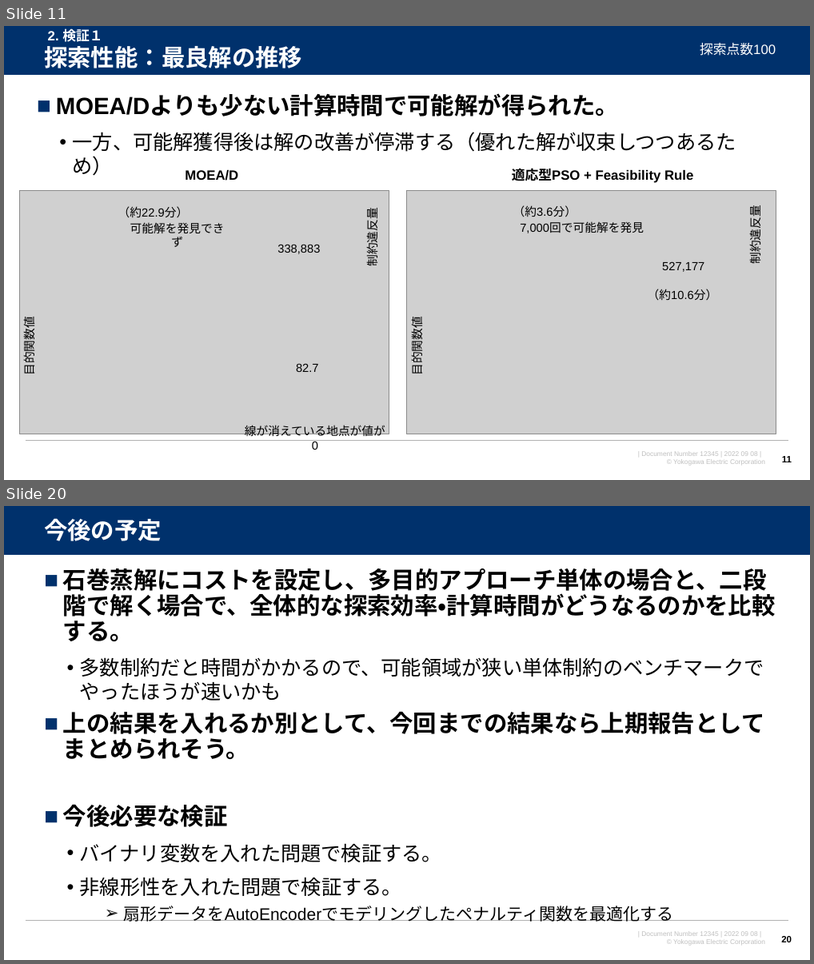
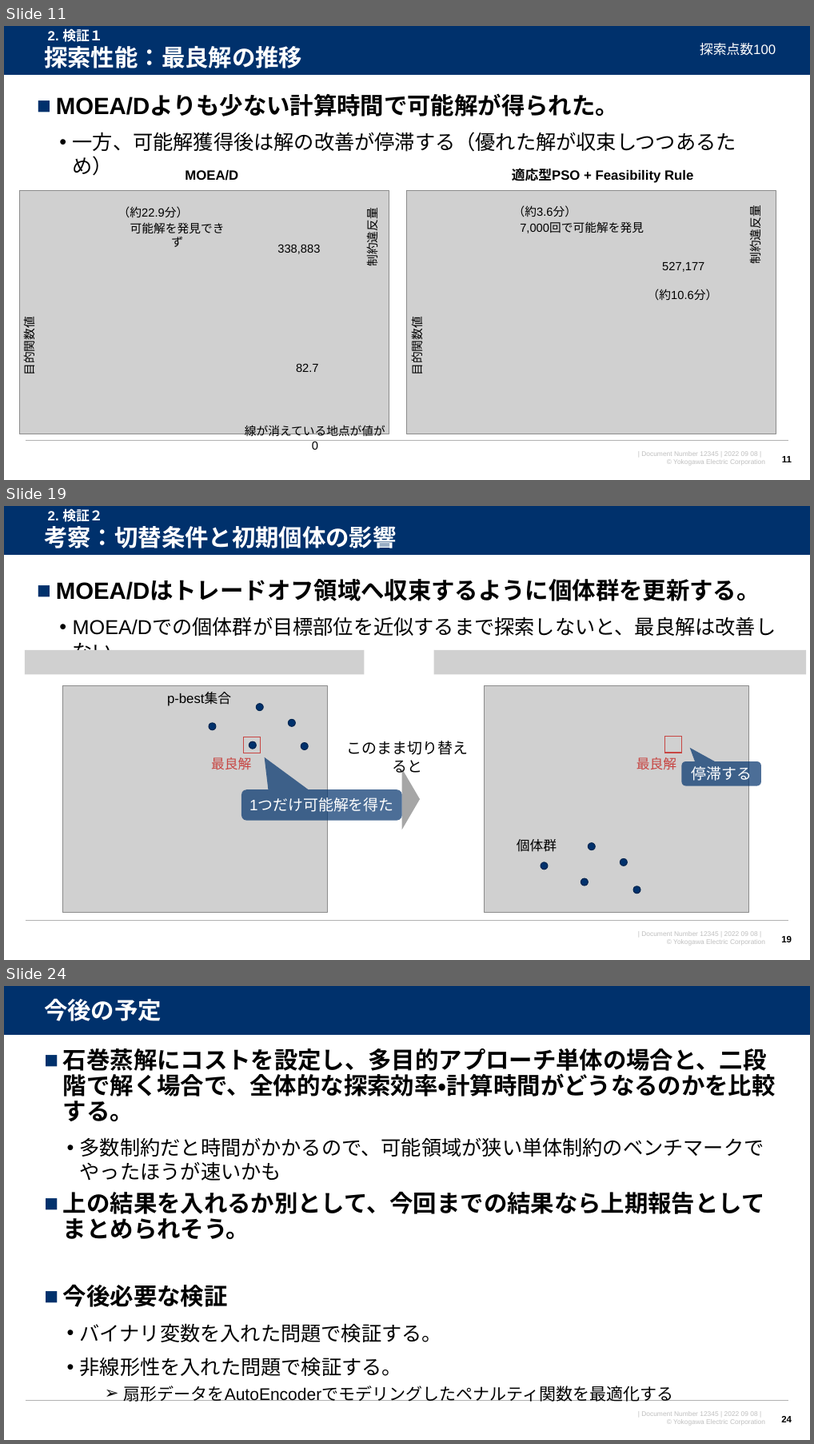
Before and after one commit to watarukumagai-git/opt, a slide deck: opt/220915_スケジューリング問題の検証_rev.0.pptx. Shown one above the other, each under a label of ours: slides 11 and 20 before the commit, slides 11, 19 and 24 after it; the slides between them are not shown. The pictures are 814x964 and 814x1444 pixels, drawn with LibreOffice and Linux fonts; fonts in the diff are those of the drawing; grey boxes stand for pictures; background and template pictures are left out. Boxes give left, top, right and bottom in pixels: in the first picture for what was removed or moved away, otherwise in the second. Text is boxed around its words. In the diff, an @@ line names an element or a change of style, - is before the commit and + after.

```diff
--- a/opt/220915_スケジューリング問題の検証_rev.0.pptx
+++ b/opt/220915_スケジューリング問題の検証_rev.0.pptx
@@ slide 19 added at box(4, 506, 810, 960), background #FFFFFF; not listed: 4 template elements that a slide beside it also shows @@
@@ title added at box(44, 526, 396, 548), 28 pt, text #FFFFFF, bold @@
+考察：切替条件と初期個体の影響
@@ text added at box(48, 508, 102, 522), 16 pt, text #FFFFFF, bold @@
+2. 検証２
@@ text added at box(56, 580, 777, 650), 24 pt, text #000000 @@
+■ MOEA/Dはトレードオフ領域へ収束するように個体群を更新する。
+  • MOEA/Dでの個体群が目標部位を近似するまで探索しないと、最良解は改善しない
@@ picture added at box(25, 650, 364, 674) @@
@@ picture added at box(434, 650, 806, 674) @@
@@ picture added at box(62, 686, 327, 912) @@
@@ text added at box(167, 692, 231, 706), 16 pt, text #000000 @@
+p-best集合
@@ picture added at box(484, 686, 750, 912) @@
@@ ellipse added at box(256, 704, 263, 711), fill #00316C, outline #002450 1 pt @@
@@ ellipse added at box(288, 719, 295, 726), fill #00316C, outline #002450 1 pt @@
@@ ellipse added at box(209, 723, 216, 730), fill #00316C, outline #002450 1 pt @@
@@ rectangle added at box(243, 736, 261, 753), outline #C74643 1 pt @@
@@ ellipse added at box(249, 741, 256, 748), fill #00316C, outline #002450 1 pt @@
@@ ellipse added at box(301, 743, 308, 750), fill #00316C, outline #002450 1 pt @@
@@ text added at box(347, 740, 468, 776), 18 pt, text #000000 @@
+このまま切り替えると
@@ rectangle added at box(666, 736, 682, 753), outline #C74643 1 pt @@
@@ text added at box(211, 757, 251, 770), 16 pt, text #C74643 @@
+最良解
@@ triangle added at box(402, 769, 421, 830), fill #A6A6A6 @@
@@ text added at box(637, 757, 677, 770), 16 pt, text #C74643 @@
+最良解
@@ rounded speech box added at box(682, 761, 762, 785), fill #00316C at 70% opacity, 18 pt, text #FFFFFF @@
+停滞する
@@ rounded speech box added at box(242, 790, 402, 820), fill #00316C at 70% opacity, 18 pt, text #FFFFFF @@
+1つだけ可能解を得た
@@ text added at box(517, 839, 557, 852), 16 pt, text #000000 @@
+個体群
@@ ellipse added at box(541, 862, 549, 869), fill #00316C, outline #002450 1 pt @@
@@ ellipse added at box(588, 843, 596, 850), fill #00316C, outline #002450 1 pt @@
@@ ellipse added at box(621, 859, 628, 866), fill #00316C, outline #002450 1 pt @@
@@ ellipse added at box(581, 878, 588, 885), fill #00316C, outline #002450 1 pt @@
@@ ellipse added at box(634, 886, 641, 893), fill #00316C, outline #002450 1 pt @@
@@ page number added at box(782, 936, 792, 942), 11 pt, text #000000, bold @@
+19
@@ what was slide 20 is now slide 24 @@
@@ page number at box(782, 1416, 792, 1422): text changed @@
-20
+24
```
Also in this commit, not shown: 12 slides changed, 5 other slides added.
